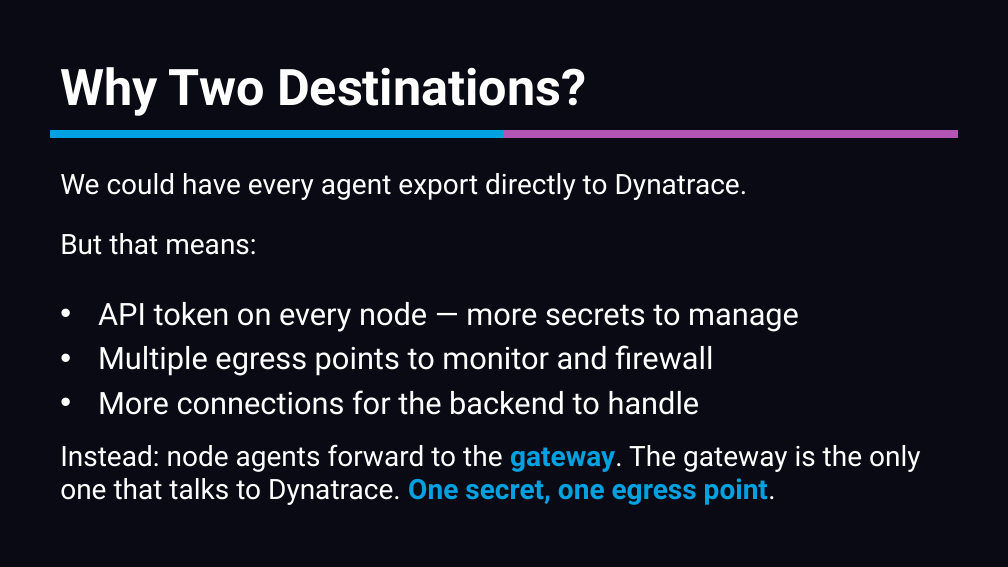
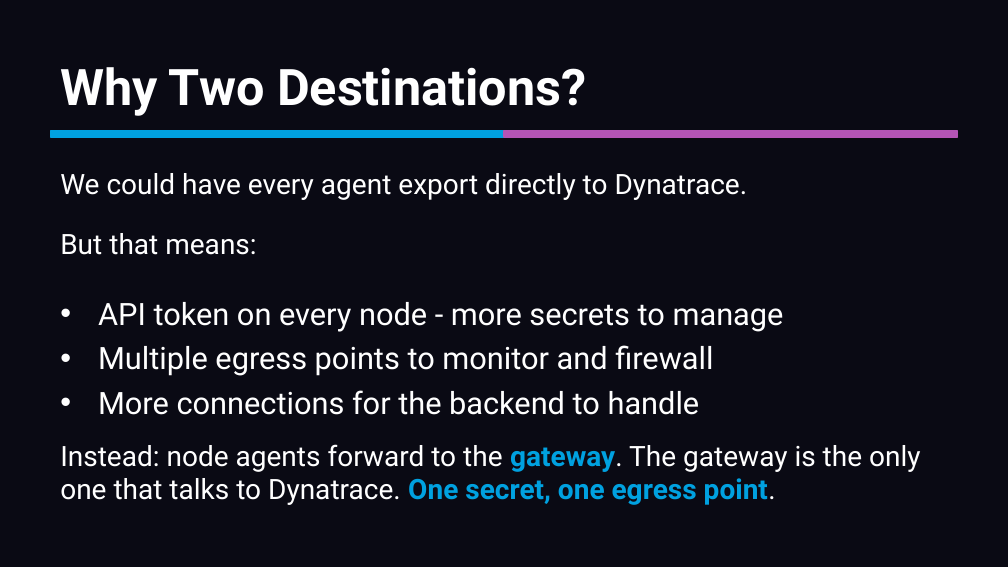
Before and after one commit to mreider/astroshop-bindplane-labs, a slide deck: slide 13 of docs/bindplane-primer/bindplane-primer.pptx. Drawn at 1008x567 pixels with LibreOffice and Linux fonts; fonts in the diff are those of the drawing. Boxes give left, top, right and bottom in pixels: in the first picture for what was removed or moved away, otherwise in the second. Text is boxed around its words. In the diff, an @@ line names an element or a change of style, - is before the commit and + after.

```diff
--- a/docs/bindplane-primer/bindplane-primer.pptx
+++ b/docs/bindplane-primer/bindplane-primer.pptx
@@ text at (98, 302, 784, 332): text changed @@
-• API token on every node — more secrets to manage
+• API token on every node - more secrets to manage
```
Also in this commit, not shown: 9 other slides changed, 2 other files.
